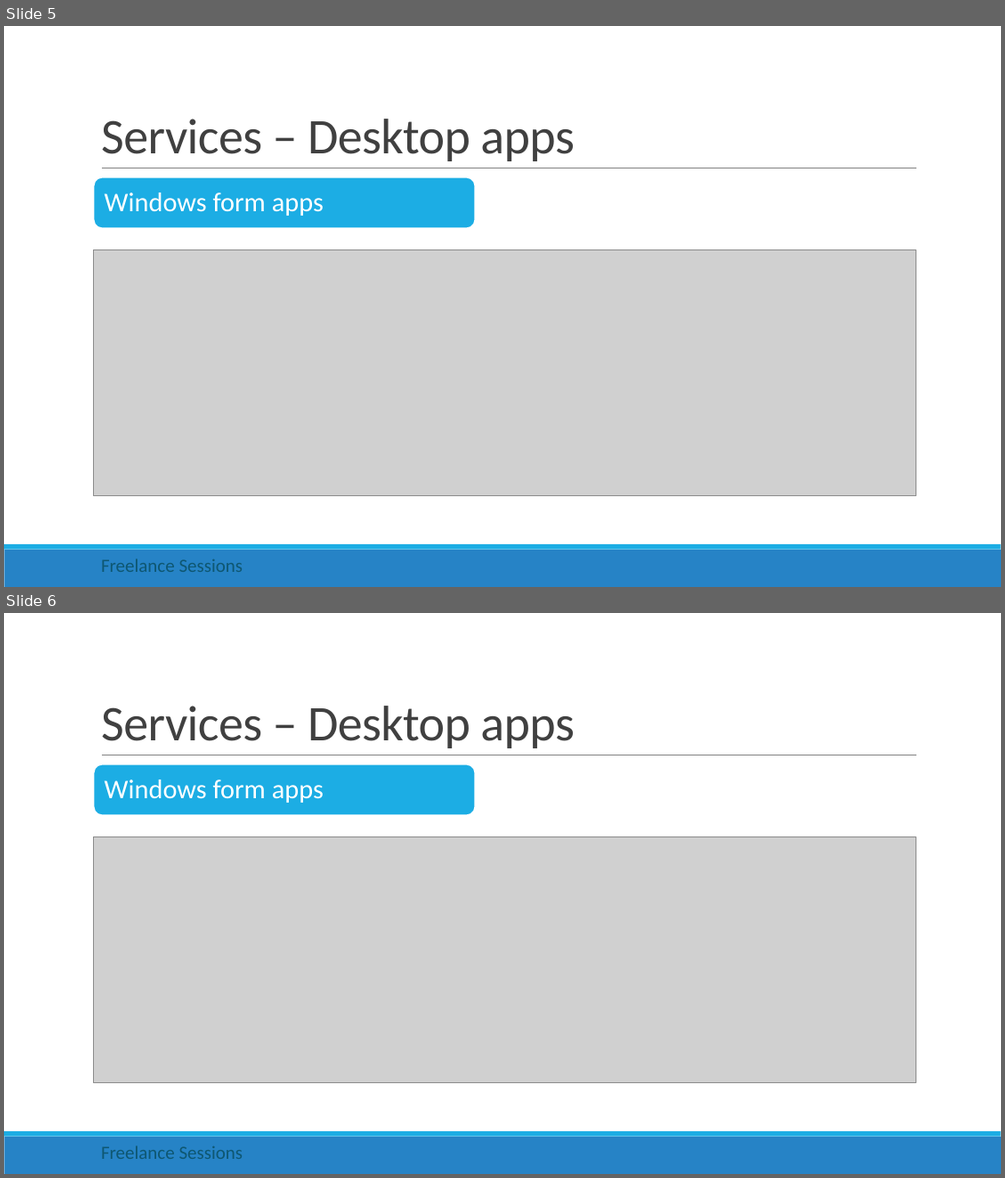
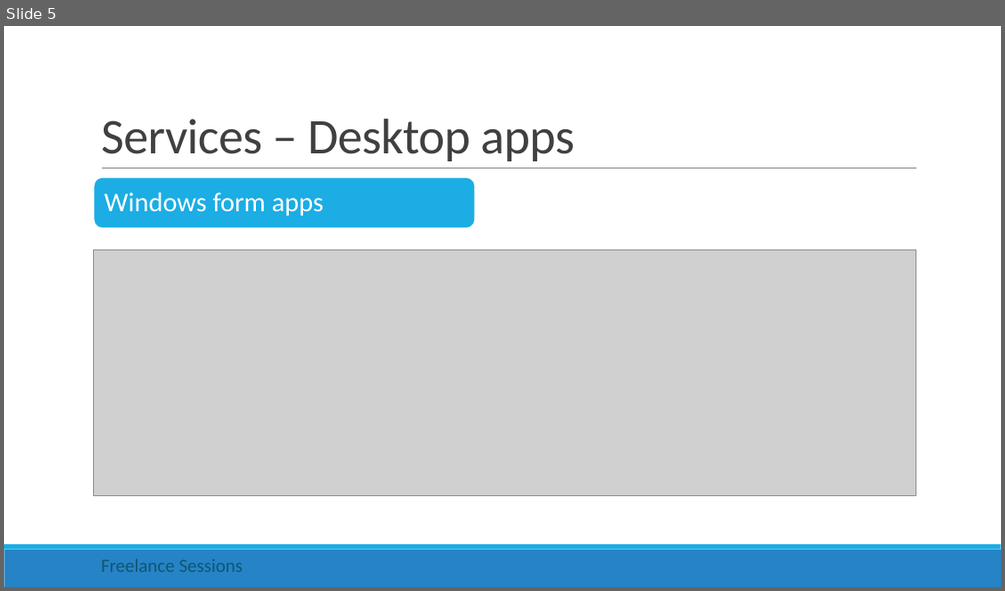
Before and after one commit to rishigujadhur1/Slides, a slide deck: Freelancing/Freelance Session 2 - Services.pptx. Shown one above the other, each under a label of ours: slides 5 and 6 before the commit, slide 5 after it. The pictures are 1005x1178 and 1005x591 pixels, drawn with LibreOffice and Linux fonts; fonts in the diff are those of the drawing; grey boxes stand for pictures. Boxes give left, top, right and bottom in pixels: in the first picture for what was removed or moved away, otherwise in the second. Text is boxed around its words. In the diff, an @@ line names an element or a change of style, - is before the commit and + after.

```diff
--- a/Freelancing/Freelance Session 2 - Services.pptx
+++ b/Freelancing/Freelance Session 2 - Services.pptx
@@ slide 6 removed at [4, 613, 1001, 1174], background #FFFFFF; not listed: 3 template elements that a slide beside it also shows @@
@@ title removed at [101, 706, 574, 748] @@
-Services – Desktop apps
@@ rounded rectangle removed at [94, 764, 475, 815] @@
@@ text removed at [105, 779, 324, 803] @@
-Windows form apps
@@ picture removed at [94, 836, 916, 1083] @@
@@ text removed at [101, 1145, 243, 1159] @@
-Freelance Sessions
```
Also in this commit, not shown: 2 slides changed, 1 other slide removed.
